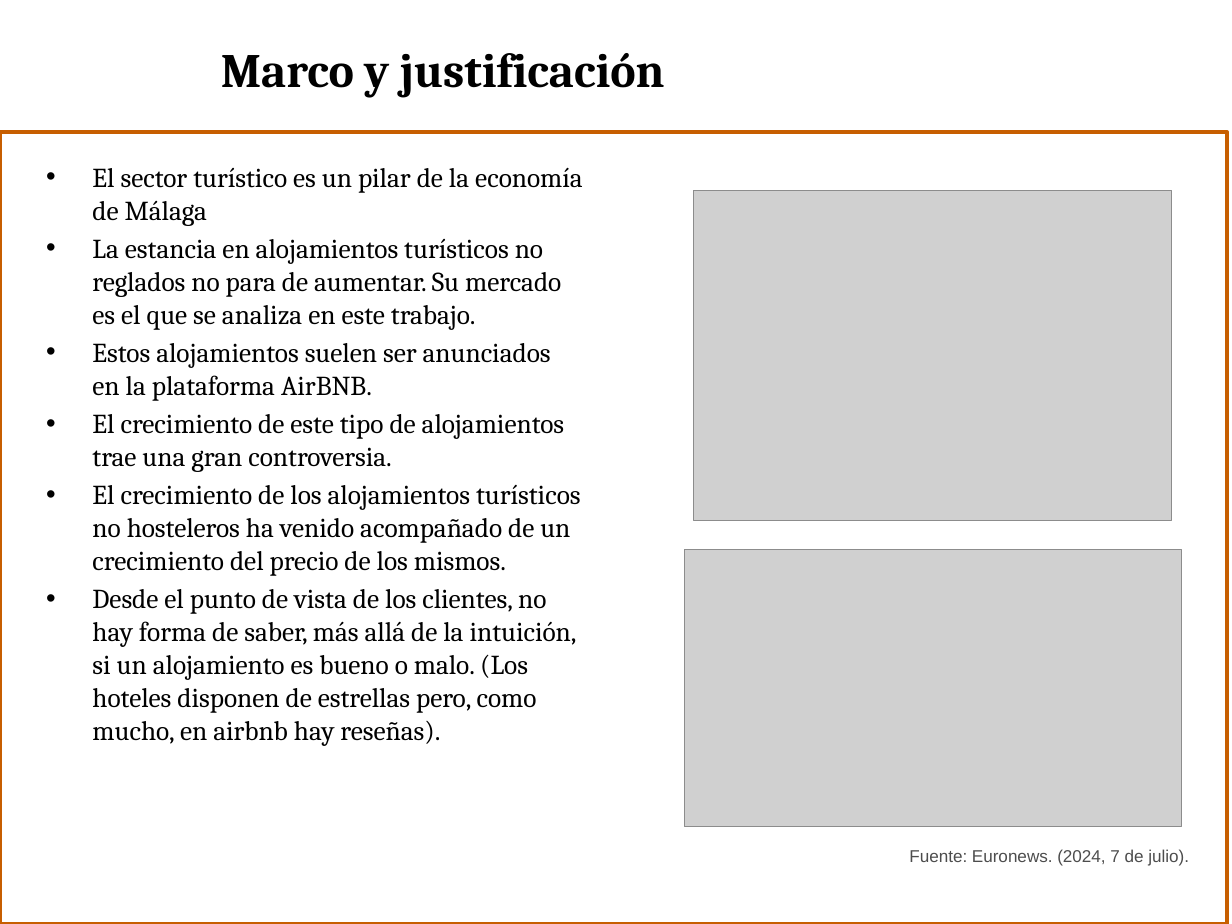
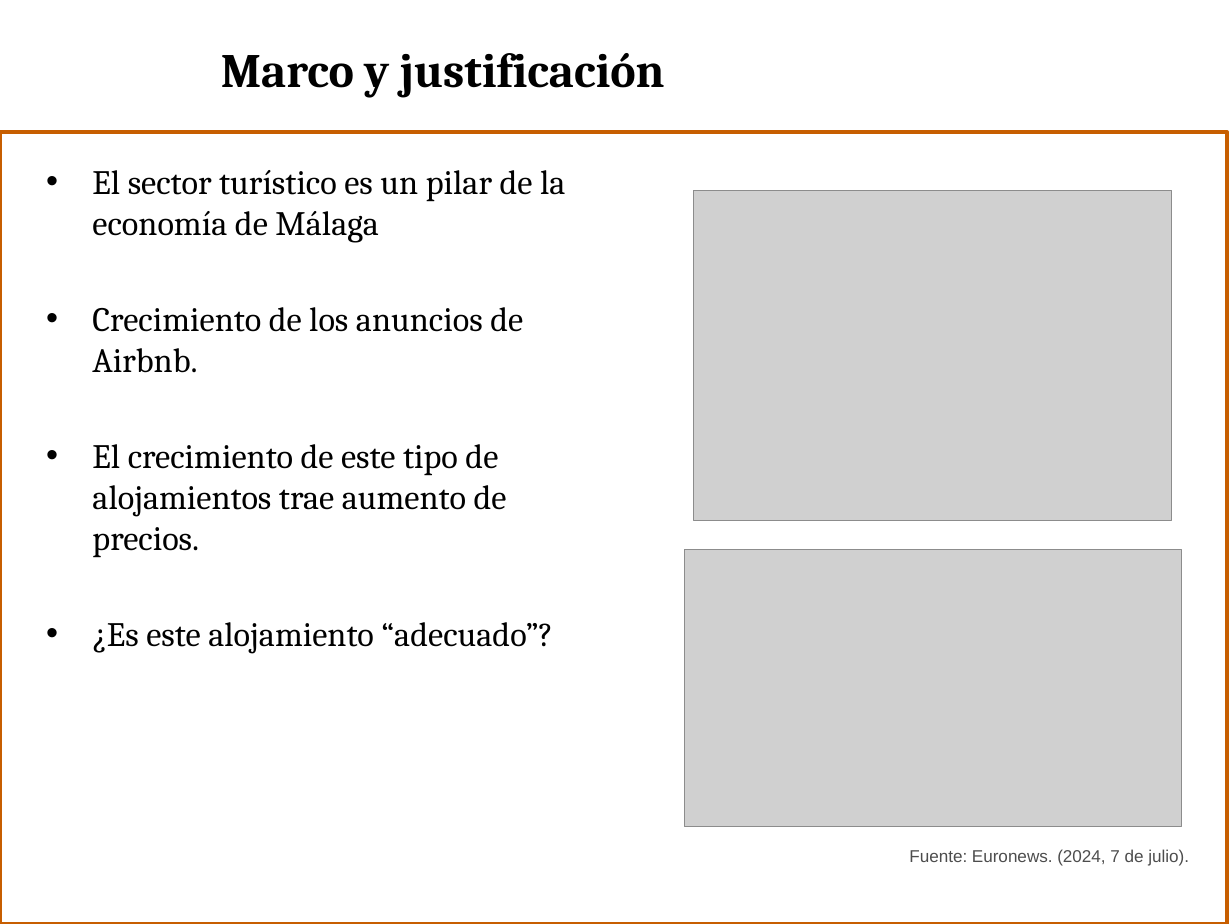
Before and after one commit to Joseluisvic/Trabajo-Final-De-M-ster, a slide deck: slide 3 of Presentación TFM.pptx. Drawn at 1232x924 pixels with LibreOffice and Linux fonts; fonts in the diff are those of the drawing; grey boxes stand for pictures; background and template pictures are left out. Boxes give left, top, right and bottom in pixels: in the first picture for what was removed or moved away, otherwise in the second. Text is boxed around its words. In the diff, an @@ line names an element or a change of style, - is before the commit and + after.

```diff
--- a/Presentación TFM.pptx
+++ b/Presentación TFM.pptx
@@ text at [92, 170, 565, 243]: size 16 to 20 pt in "El sector turístico es un pilar de ..." @@
@@ text at [92, 307, 553, 654]: text changed; size 16 to 20 pt @@
-• La estancia en alojamientos turísticos no reglados no para de aumentar. Su mercado es el que se analiza en este trabajo.
-• Estos alojamientos suelen ser anunciados en la plataforma AirBNB.
-• El crecimiento de este tipo de alojamientos trae una gran controversia.
-• El crecimiento de los alojamientos turísticos no hosteleros ha venido acompañado de un crecimiento del precio de los mismos.
-• Desde el punto de vista de los clientes, no hay forma de saber, más allá de la intuición, si un alojamiento es bueno o malo. (Los hoteles disponen de estrellas pero, como mucho, en airbnb hay reseñas).
+• Crecimiento de los anuncios de Airbnb.
+• El crecimiento de este tipo de alojamientos trae aumento de precios.
+• ¿Es este alojamiento “adecuado”?
```
Also in this commit, not shown: 6 other slides changed, 1 slide removed.
